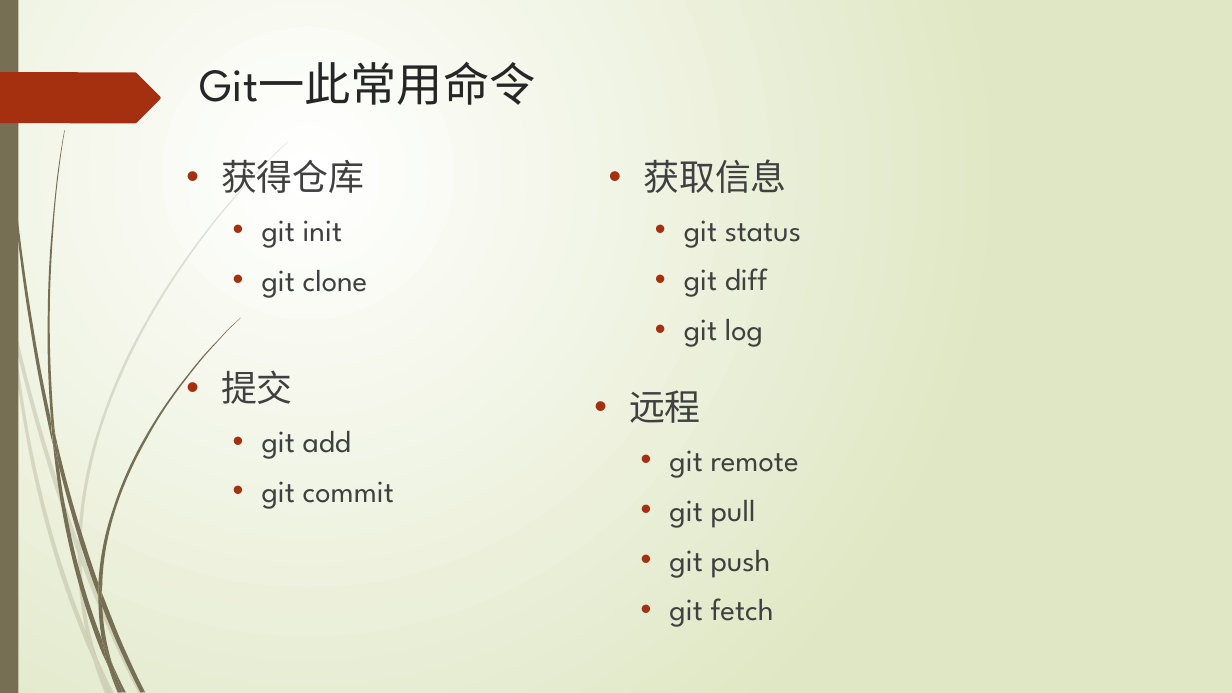
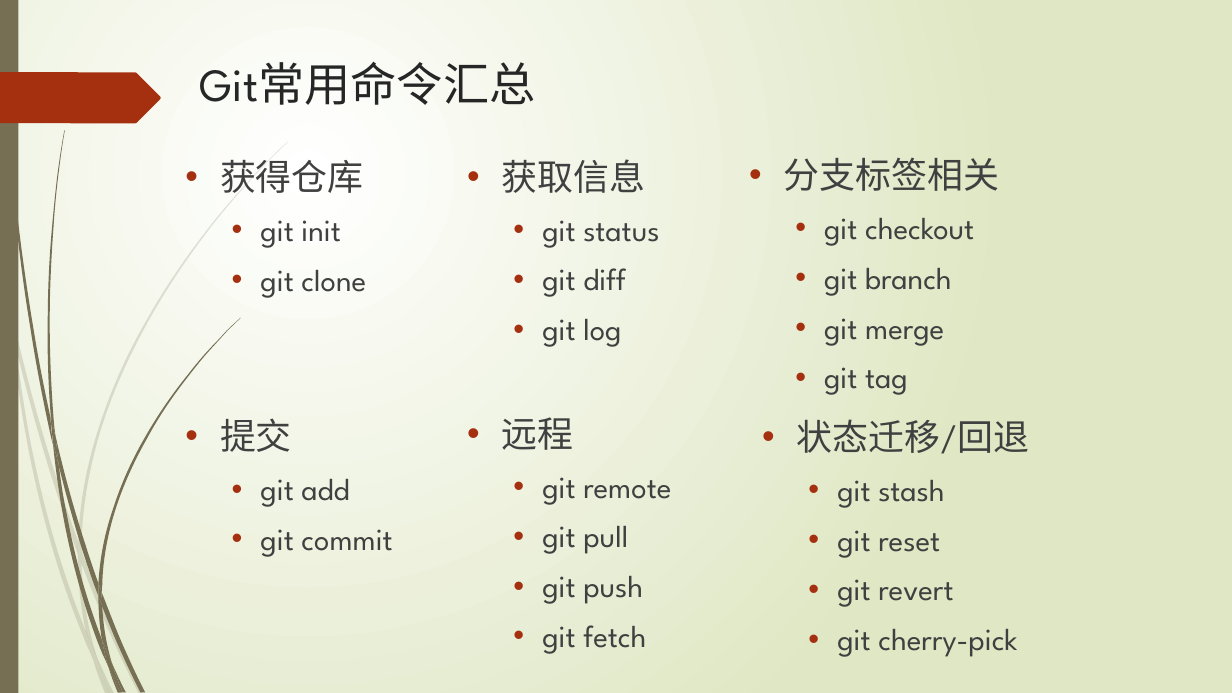
Before and after one commit to watercolor/gitppt, a slide deck: slide 8 of Git.pptx. Drawn at 1232x693 pixels with LibreOffice and Linux fonts; fonts in the diff are those of the drawing. Boxes give left, top, right and bottom in pixels: in the first picture for what was removed or moved away, otherwise in the second. Text is boxed around its words. In the diff, an @@ line names an element or a change of style, - is before the commit and + after.

Commit message:
modify

```diff
--- a/Git.pptx
+++ b/Git.pptx
@@ text at [200,62,536,105]: text changed @@
-Git一此常用命令
+Git常用命令汇总
@@ text "获取信息" rewrapped from [643,159,801,347] to [502,159,857,347] @@
@@ text added at [784,158,999,395], 24 pt, text #404040 @@
+• 分支标签相关
+  • git checkout
+  • git branch
+  • git merge
+  • git tag
@@ text at [221,370,394,509]: paragraphs removed @@
-• 提交
-  • git add
-  • git commit
@@ text added at [220,418,392,557], 24 pt, text #404040 @@
+• 提交
+  • git add
+  • git commit
@@ text "远程" rewrapped from [629,390,799,627] to [502,417,870,648] @@
@@ text added at [797,419,1029,657], 24 pt, text #404040 @@
+• 状态迁移/回退
+  • git stash
+  • git reset
+  • git revert
+  • git cherry-pick
```
Also in this commit, not shown: 8 other slides changed, 5 slides added.
